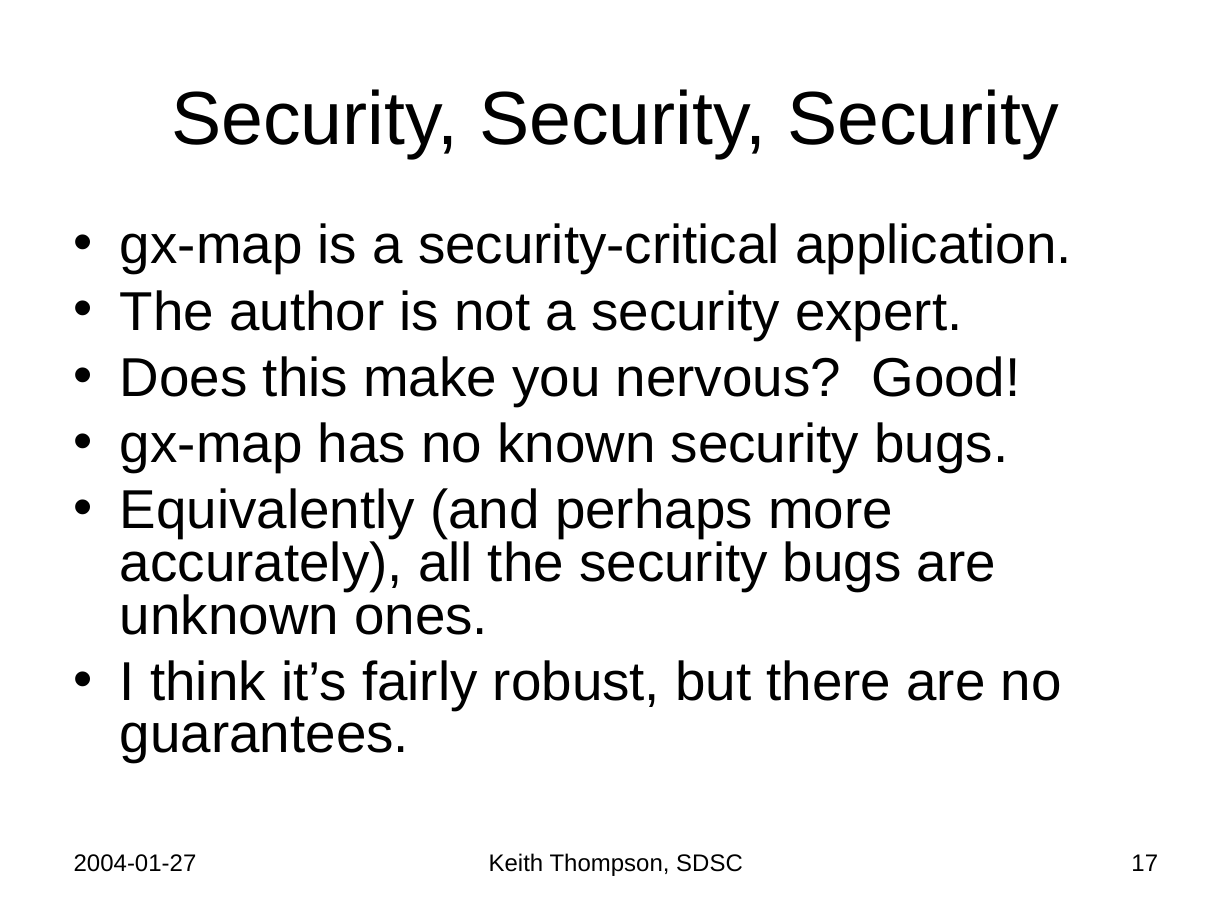
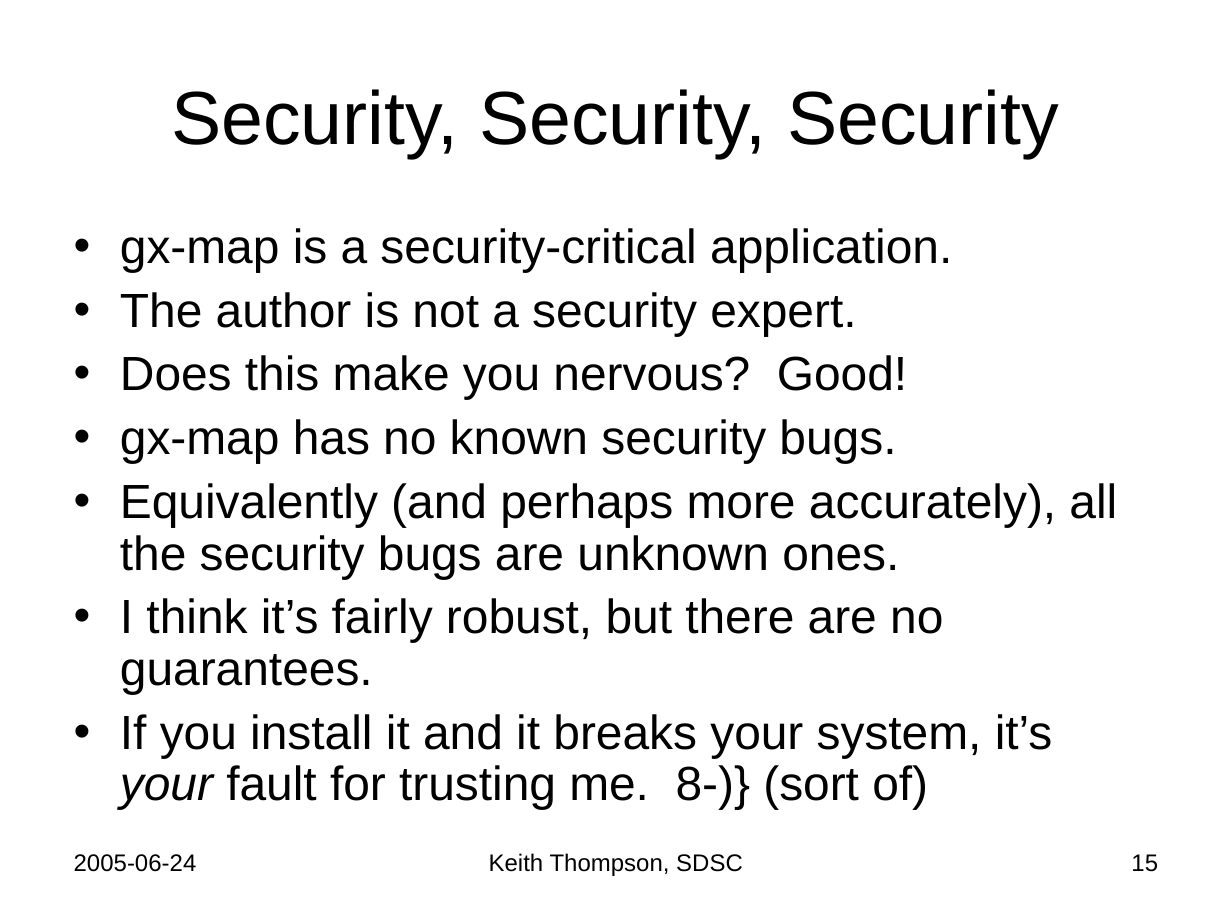
Before and after one commit to Keith-S-Thompson/gx-map, a slide deck: slide 15 of gx-map.ppt (slide 17 before the commit). Drawn at 1232x924 pixels with LibreOffice and Linux fonts; fonts in the diff are those of the drawing. Boxes give left, top, right and bottom in pixels: in the first picture for what was removed or moved away, otherwise in the second. Text is boxed around its words. In the diff, an @@ line names an element or a change of style, - is before the commit and + after.

```diff
--- a/gx-map.ppt
+++ b/gx-map.ppt
@@ text at <box>120,228,1117,694</box>: size 32 to 28 pt in "gx-map is a security-critical application.", "The author is not a security expert.", "Does this make you nervous? Good!", "gx-map has no known security bugs." and 2 more places; line spacing 0.8 to 0.9; less space between paragraphs @@
@@ text at <box>120,714,1053,810</box>: paragraph added @@
+• If you install it and it breaks your system, it’s your fault for trusting me. 8-)} (sort of)
@@ text at <box>74,854,197,872</box>: text changed @@
-2004-01-27
+2005-06-24
@@ page number at <box>1131,854,1158,872</box>: text changed @@
-17
+15
```
Also in this commit, not shown: 24 other slides changed, 4 slides added, 7 slides removed.
